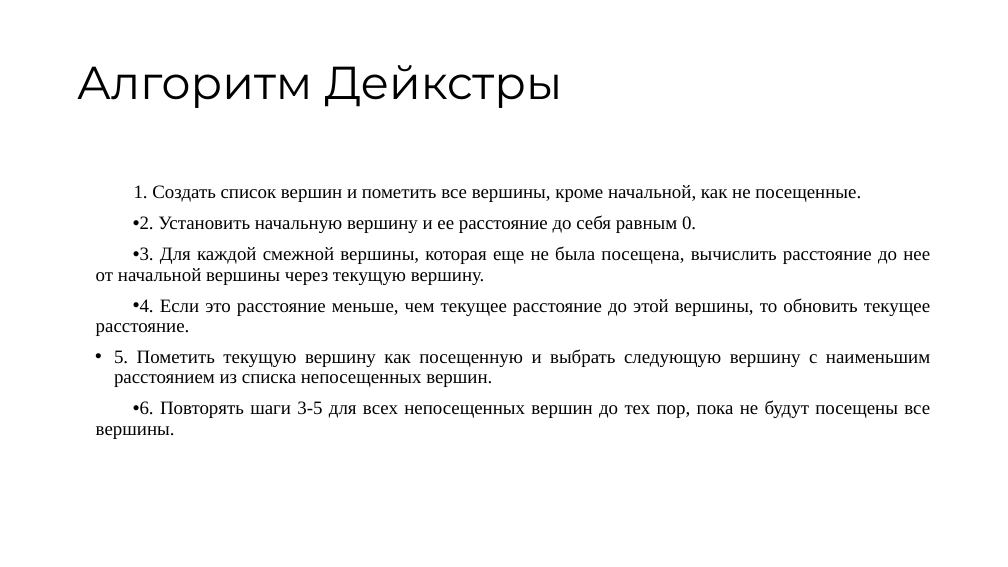
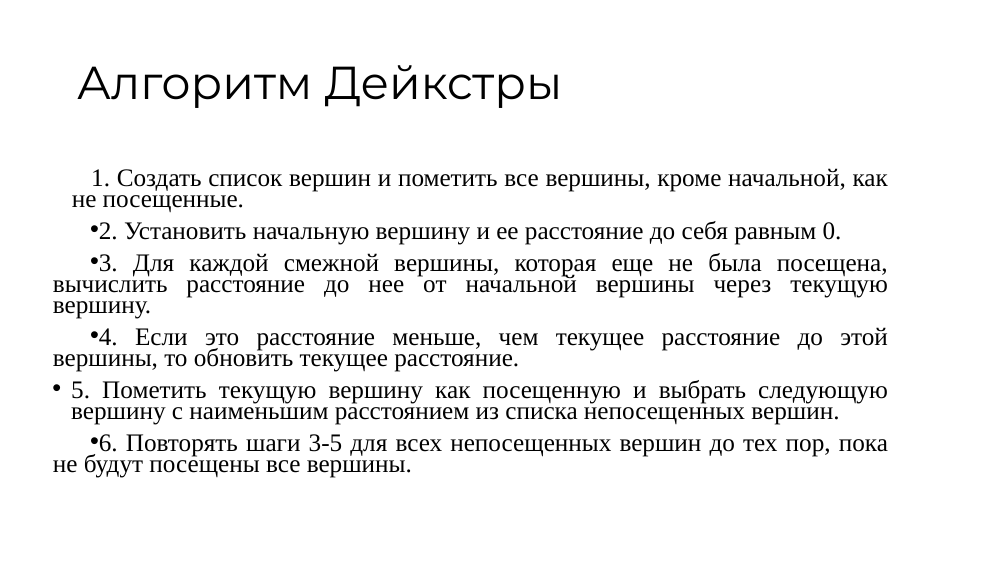
Before and after one commit to Zorinal/data-reduction, a slide deck: slide 9 of Методы редукции данных.pptx. Drawn at 1008x567 pixels with LibreOffice and Linux fonts; fonts in the diff are those of the drawing; background and template pictures are left out. Boxes give left, top, right and bottom in pixels: in the first picture for what was removed or moved away, otherwise in the second. Text is boxed around its words. In the diff, an @@ line names an element or a change of style, - is before the commit and + after.

```diff
--- a/Методы редукции данных.pptx
+++ b/Методы редукции данных.pptx
@@ text "1. Создать список вершин и ...": place and size @@
-text "1. Создать список вершин и ..." at (96,185,930,439)
+text "1. Создать список вершин и ..." at (53,168,888,478)
@@ text "1. Создать список вершин и ..." at (53,168,888,478): size 18 to 24.1 pt; line spacing 0.9 to 0.7 @@
```
Also in this commit, not shown: 3 other slides changed.
